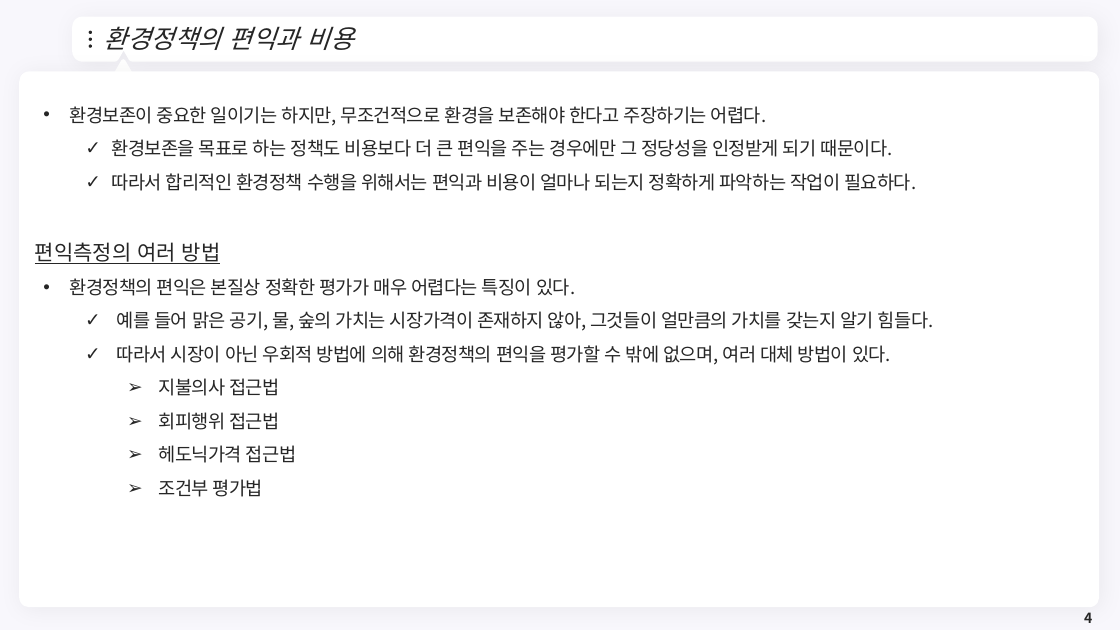
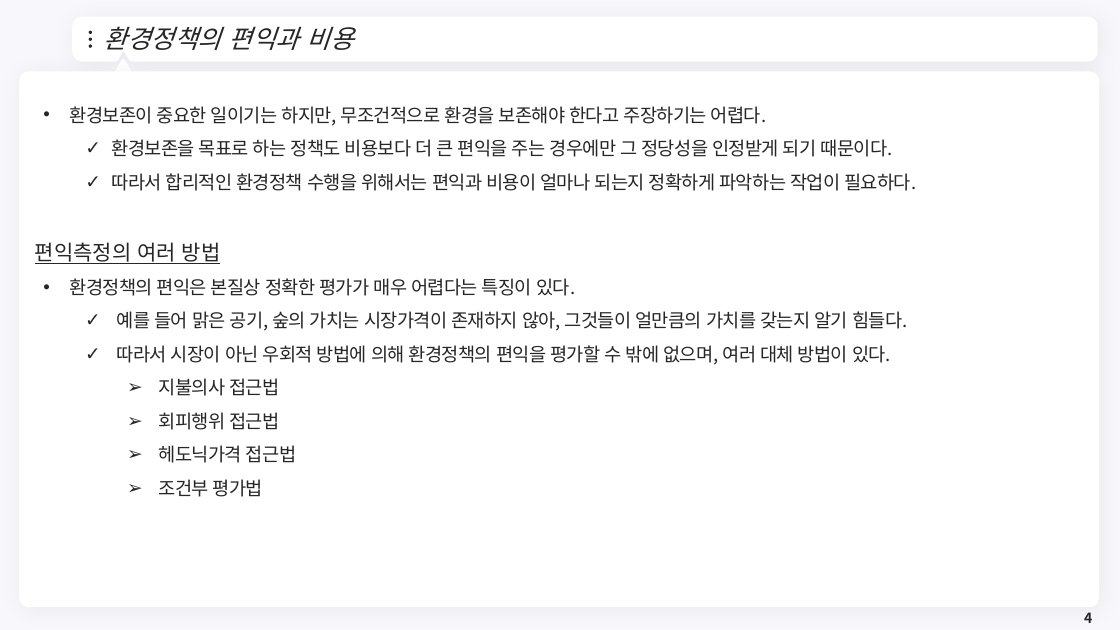
Before and after one commit to meandthey/Teaching, a slide deck: slide 4 of 재정학/01_Lectures/재정학_Chapter_7.pptx. Drawn at 1120x630 pixels with LibreOffice and Linux fonts; fonts in the diff are those of the drawing; background and template pictures are left out. Boxes give left, top, right and bottom in pixels: in the first picture for what was removed or moved away, otherwise in the second. Text is boxed around its words. In the diff, an @@ line names an element or a change of style, - is before the commit and + after.

```diff
--- a/재정학/01_Lectures/재정학_Chapter_7.pptx
+++ b/재정학/01_Lectures/재정학_Chapter_7.pptx
@@ text at box(117, 311, 908, 331): text changed @@
-  ✓ 예를 들어 맑은 공기, 물, 숲의 가치는 시장가격이 존재하지 않아, 그것들이 얼만큼의 가치를 갖는지 알기 힘들다.
+  ✓ 예를 들어 맑은 공기, 숲의 가치는 시장가격이 존재하지 않아, 그것들이 얼만큼의 가치를 갖는지 알기 힘들다.
```
Also in this commit, not shown: 3 other slides changed, 11 other files.
